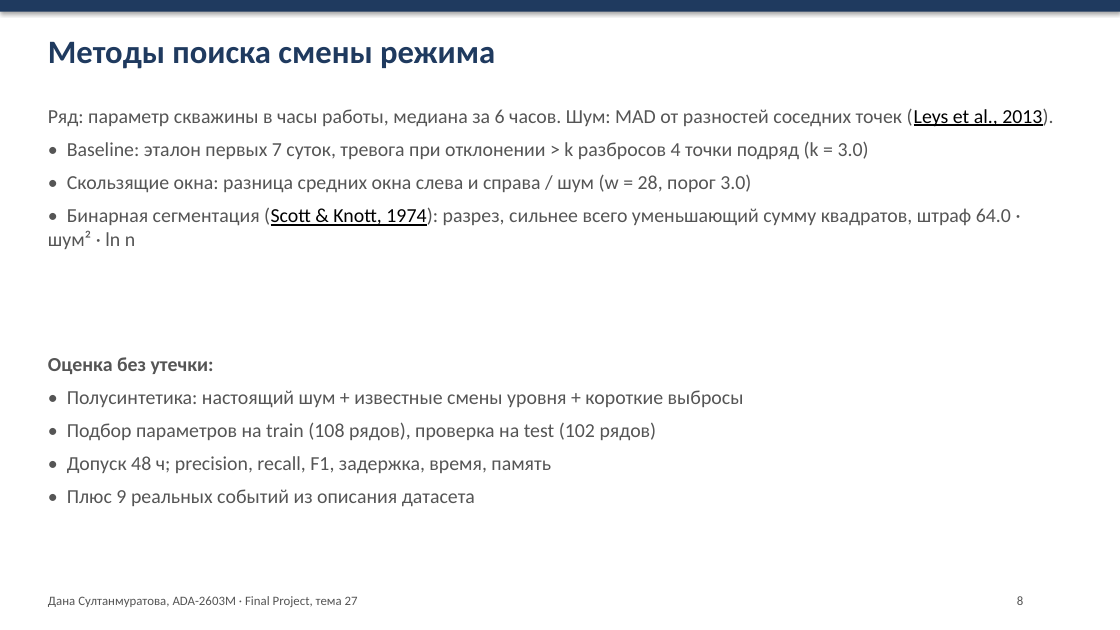
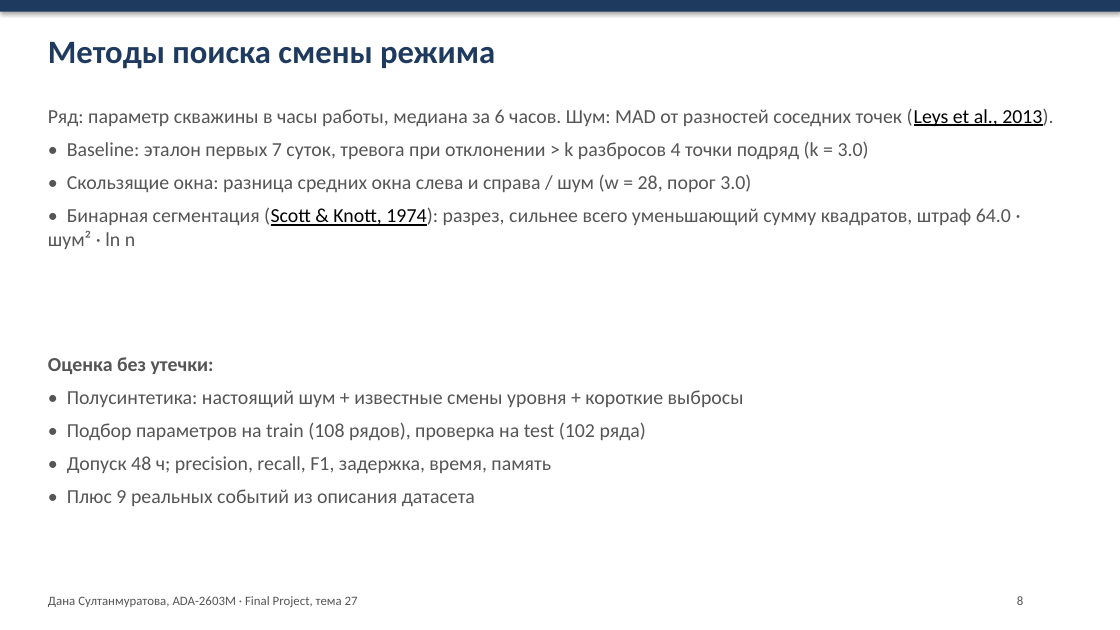
Before and after one commit to dsultless/oil_well_regimes, a slide deck: slide 8 of reports/Final_Project_Presentation_Sultanmuratova.pptx. Drawn at 1120x630 pixels with LibreOffice and Linux fonts; fonts in the diff are those of the drawing. Boxes give left, top, right and bottom in pixels: in the first picture for what was removed or moved away, otherwise in the second. Text is boxed around its words. In the diff, an @@ line names an element or a change of style, - is before the commit and + after.

Commit message:
Report and slides: wording, grammar, table labels, file properties

```diff
--- a/reports/Final_Project_Presentation_Sultanmuratova.pptx
+++ b/reports/Final_Project_Presentation_Sultanmuratova.pptx
@@ text at (x1=67, y1=422, x2=646, y2=441): text changed @@
-• Подбор параметров на train (108 рядов), проверка на test (102 рядов)
+• Подбор параметров на train (108 рядов), проверка на test (102 ряда)
```
Also in this commit, not shown: 2 other slides changed, 3 other files.
